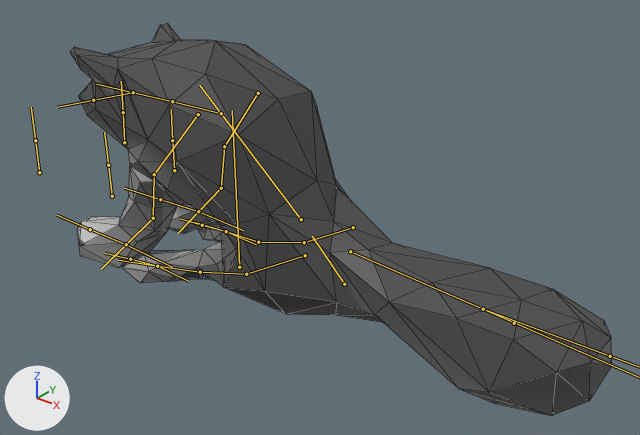
The FBX model Assets/Models/Enemys/Wolf/Wolf.fbx, before and after one commit.
Rendered twice from a 50 mm lens placed at (4.19, -4.21, 3.39), pointed at (0.8, 0.03, 0.76). Lighting does not change. The marker at lower left points along +X, +Y and +Z. Both versions are drawn at frame 1 of the action 'ArmatureWolf|HeroAttack.002'; the numbers are the values there. The bones that bend it are drawn over the model as lines. Mesh edges are drawn as thin lines.

Names of what the first picture shows: 'Wolf-low'.
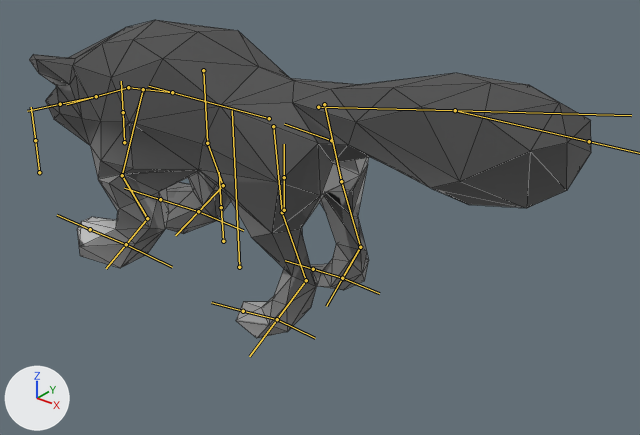
Location of each change, [x1, y1, x2, y2] in pixels of the pictures (640 x 435 px):
'Wolf-low', posed (19% shorter): before [70, 23, 612, 416]; after [29, 20, 591, 338]
bone 'Body.001', root to tip: before (344, 284) to (312, 236); after (331, 140) to (284, 124)
bone 'Body.003', root to tip: before (221, 113) to (172, 101); after (172, 92) to (128, 87)
bone 'Neck.001', root to tip: before (172, 101) to (133, 92); after (128, 87) to (96, 96)
bone 'FrontLeg.001.L', root to tip: before (198, 114) to (154, 174); after (143, 89) to (122, 175)
bone 'FrontLeg.002.L', root to tip: before (154, 174) to (153, 218); after (122, 175) to (147, 218)
bone 'FrontLeg.003.L', root to tip: before (153, 218) to (126, 244); after (147, 218) to (126, 244)
bone 'FrontLeg.001.R', root to tip: before (258, 93) to (224, 146); after (203, 70) to (207, 143)
bone 'FrontLeg.002.R', root to tip: before (224, 146) to (221, 188); after (207, 143) to (223, 185)
bone 'FrontLeg.003.R', root to tip: before (221, 188) to (198, 211); after (223, 185) to (198, 211)
bone 'Head_IK', root to tip: before (132, 92) to (132, 92); after (96, 96) to (95, 96)
bone 'BackLeg.001.L', root to tip: before (305, 255) to (246, 274); after (273, 126) to (282, 212)
bone 'BackLeg.002.L', root to tip: before (246, 274) to (200, 272); after (282, 212) to (306, 280)
bone 'BackLeg.003.L', root to tip: before (200, 272) to (157, 266); after (306, 280) to (277, 319)
bone 'Tail.001', root to tip: before (350, 251) to (483, 309); after (318, 107) to (455, 110)
bone 'BackLeg.001.R', root to tip: before (353, 227) to (304, 242); after (324, 104) to (341, 181)
bone 'BackLeg.002.R', root to tip: before (304, 242) to (258, 242); after (341, 181) to (360, 247)
bone 'BackLeg.003.R', root to tip: before (258, 242) to (226, 231); after (360, 247) to (342, 278)
bone 'BackLeg_IK.L', root to tip: before (157, 266) to (188, 281); after (277, 319) to (315, 338)
bone 'Tail.003', root to tip: before (514, 323) to (515, 323); after (455, 110) to (456, 111)
bone 'Tail.002', root to tip: before (483, 309) to (610, 356); after (455, 110) to (589, 141)
bone 'BackLeg_IK.R', root to tip: before (226, 231) to (256, 244); after (342, 278) to (379, 293)

What the commit changed:
Bone 'Body.001' (bone_body_001) moves from (-0.99, -0.18, 0.0) to (0.0, 0.0, 0.0).
Bone 'Body.001' (bone_body_001) turns from (0, 0, -41) to (0, 0, 0) degrees about its own x, y and z.
Bone 'Body.003' (bone_body_003) turns from (0, 0, 36) to (0, 0, 0) degrees about its own x, y and z.
Bone 'Neck.001' (bone_neck_001) turns from (0, 0, -13) to (0, 0, 0) degrees about its own x, y and z.
Bone 'FrontLeg.001.L' (bone_frontleg_001_l) turns from (15, -5, 6) to (1, -8, 0) degrees about its own x, y and z.
Bone 'FrontLeg.002.L' (bone_frontleg_002_l) turns from (-17, -6, -8) to (0, 0, 0) degrees about its own x, y and z.
Bone 'FrontLeg.003.L' (bone_frontleg_003_l) turns from (41, 1, -3) to (0, 0, 0) degrees about its own x, y and z.
Bone 'FrontLeg.001.R' (bone_frontleg_001_r) turns from (-15, 9, 5) to (-2, 11, -1) degrees about its own x, y and z.
Bone 'FrontLeg.002.R' (bone_frontleg_002_r) turns from (17, 6, -8) to (0, 0, 0) degrees about its own x, y and z.
Bone 'FrontLeg.003.R' (bone_frontleg_003_r) turns from (-41, 0, -3) to (0, 0, 0) degrees about its own x, y and z.
Bone 'Head_IK' (bone_head_ik) moves from (-0.47, -0.06, 0.0) to (0.0, 0.0, 0.0).
Bone 'Head_IK' (bone_head_ik) turns from (0, 0, 40) to (0, 0, 0) degrees about its own x, y and z.
Bone 'BackLeg.001.L' (bone_backleg_001_l) turns from (-30, -5, 0) to (0, -5, 1) degrees about its own x, y and z.
Bone 'BackLeg.002.L' (bone_backleg_002_l) turns from (-26, -7, -2) to (0, 0, 0) degrees about its own x, y and z.
Bone 'BackLeg.003.L' (bone_backleg_003_l) turns from (45, -1, 2) to (0, 0, 0) degrees about its own x, y and z.
Bone 'Tail.001' (bone_tail_001) turns from (26, -1, 2) to (0, 0, 0) degrees about its own x, y and z.
Bone 'BackLeg.001.R' (bone_backleg_001_r) turns from (30, 6, 0) to (0, 6, 1) degrees about its own x, y and z.
Bone 'BackLeg.002.R' (bone_backleg_002_r) turns from (26, 3, -2) to (0, 0, 0) degrees about its own x, y and z.
Bone 'BackLeg.003.R' (bone_backleg_003_r) turns from (-44, 2, 4) to (0, 0, 0) degrees about its own x, y and z.
Bone 'BackLeg_IK.L' (bone_backleg_ik_l) moves from (0.0, -1.18, -0.03) to (0.0, 0.0, 0.0).
Bone 'Tail.003' (bone_tail_003) moves from (0.11, 0.48, -1.2) to (0.0, 0.0, 0.0).
Bone 'Tail.002' (bone_tail_002) moves from (0.0, -0.21, 0.01) to (0.0, 0.0, 0.0).
Bone 'BackLeg_IK.R' (bone_backleg_ik_r) moves from (-0.01, -1.18, 0.02) to (0.0, 0.0, 0.0).
